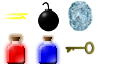
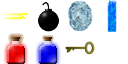
Revision of a layered 128×64 image; what changed, layer by layer:
added layer "Säule_Picture.png" above "key.png" over [107, 0, 117, 32]
